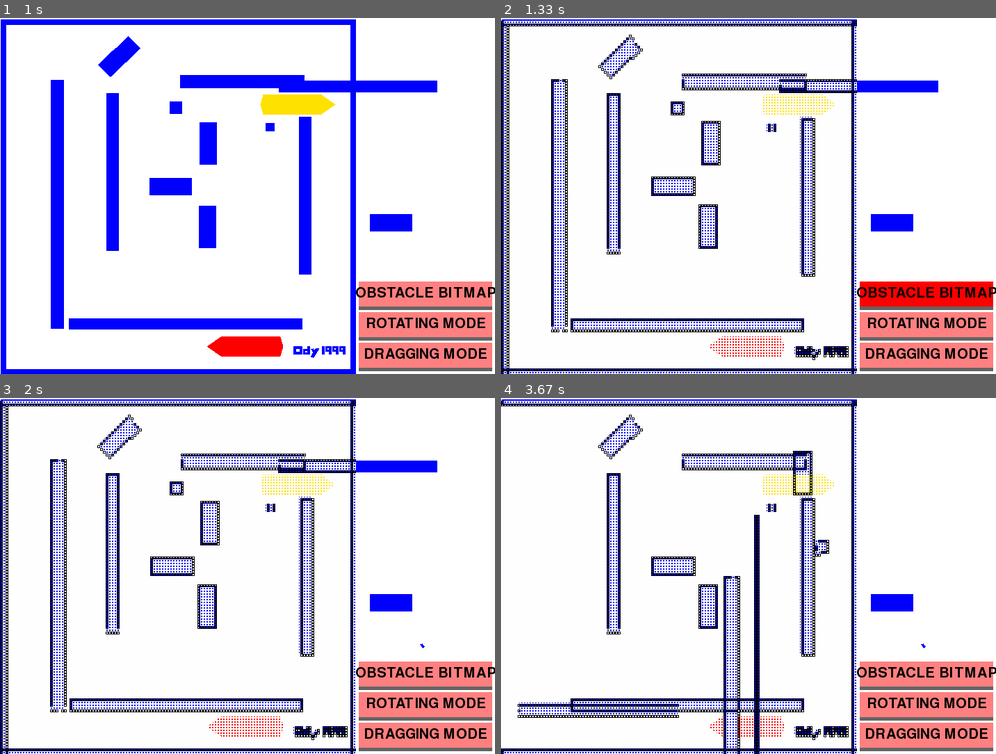
Above: before the commit, frames 1-4 (two rows, left to right).
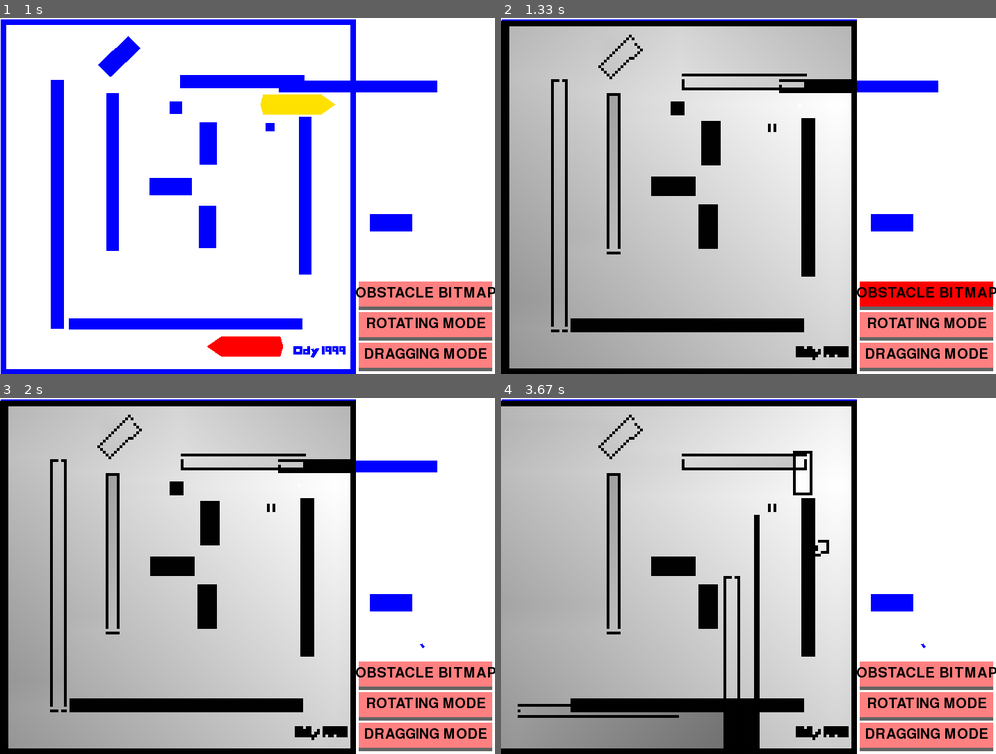
Above: after the commit, the same moments.

Repository: yuanhenglee/Motion-Planning-with-Pygame
Game: pygame game, started from BFPGame/run.py
Same seed, same stepped clock (60 frames per second), same inputs: the game is played once before the commit and once after it.
Inputs (mouse positions are in pixels of both pictures, inside the frame that each line leads up to):
- Up to frame 1 (1 s): press the mouse at (202, 281) at 0.37 s; move the mouse to (282, 185) at 0.47 s; release the mouse at (356, 85) at 0.6 s; press the mouse at (242, 188) at 0.7 s; move the mouse to (316, 206) at 0.8 s; release the mouse at (391, 220) at 0.93 s
- Up to frame 2 (1.33 s): click "OBSTACLE BITMAP" at 1.05 s
- Up to frame 3 (2 s): press the mouse at (425, 675) at 1.37 s; move the mouse to (400, 558) at 1.47 s; release the mouse at (376, 440) at 1.6 s; press the mouse at (311, 729) at 1.7 s; move the mouse to (366, 686) at 1.8 s; release the mouse at (420, 647) at 1.93 s
- Up to frame 4 (3.67 s): press the mouse at (708, 522) at 2.03 s; move the mouse to (753, 497) at 2.13 s; release the mouse at (802, 472) at 2.27 s; press the mouse at (857, 465) at 2.37 s; move the mouse to (728, 586) at 2.47 s; release the mouse at (600, 707) at 2.6 s; press the mouse at (560, 583) at 2.7 s; move the mouse to (644, 640) at 2.8 s; release the mouse at (728, 700) at 2.93 s; press the mouse at (674, 487) at 3.03 s; move the mouse to (748, 515) at 3.13 s; release the mouse at (817, 543) at 3.27 s; press the mouse at (505, 576) at 3.37 s; move the mouse to (629, 632) at 3.47 s; release the mouse at (753, 693) at 3.6 s

Frame 1 is identical in both runs. In frame 2, 59% of the frame differs, in the area x 0-72%, y 0-100%; in frame 3, 59%; in frame 4, 57%.

Commit message:
nf1 potential

Diff:
--- a/BFPGame/potentialField.py
+++ b/BFPGame/potentialField.py
@@ -11,15 +11,42 @@
             for c in obstacle.convex:
                 # mark where obstacle are
                 for point in utils.convex_boundaries(c):
-                    self.bitmap[point[0]][point[1]] = 0 # tmp
+                    self.bitmap[point[0]][point[1]] = 255
 
     def show_bitmap(self, gameDisplay):
         for i in range(128):
             for j in range(128):
-                color = self.bitmap[i][j]
+                color = 255 - self.bitmap[i][j]
+                color = 0 if color<0 else color
                 color = (color, color, color)
                 x, y = utils.world2Canvas((i, j))
-                pygame.draw.rect(gameDisplay, color, [x, y, utils.multiplier, utils.multiplier], 1)
+                pygame.draw.rect(gameDisplay, color, [x, y, utils.multiplier, utils.multiplier])
 
-    def mark_NF1(self):
-        ...
+    def mark_NF1(self, robot_goal ):
+        # mark destination
+        cost = 0.5
+        abs_pos_goal = []
+        for control_point in robot_goal.control_points:
+            point = utils.to_abs_pos(robot_goal.config, control_point)
+            point = round(point[0]), round(point[1])
+            abs_pos_goal.append(point)
+            self.bitmap[point[0]][point[1]] = 0
+
+            # BFS from goal
+            l_configs = {0:[point]}
+            # for i, Li in l_configs.items():
+            i = 0
+            while True:
+                if i not in l_configs:
+                    break
+
+                Li = l_configs[i]
+                for q in Li:
+                    for neighbor in utils.findNeighbors(q):
+                        if self.bitmap[neighbor[0]][neighbor[1]] == 254:
+                            self.bitmap[neighbor[0]][neighbor[1]] = i+cost
+                            if i+cost in l_configs:
+                                l_configs[i+cost].append(neighbor)
+                            else:
+                                l_configs[i+cost] = [neighbor]
+                i+=cost
--- a/BFPGame/run.py
+++ b/BFPGame/run.py
@@ -18,6 +18,7 @@
         obj.draw(gameDisplay)
 
     if globals.show_bitmap:
+        obstacles_bitmap.mark_NF1( robots[0].robot_goal )
         obstacles_bitmap.show_bitmap(gameDisplay)
 
     pygame.display.update()
--- a/BFPGame/utils.py
+++ b/BFPGame/utils.py
@@ -89,6 +89,28 @@
         boundaries.update(line)
     return boundaries
 
+def findNeighbors(point):
+    neighbors = []
+    x, y = point[0], point[1]
+    # for offset_x in range(-1,2):
+    #     if 0 <= x + offset_x < 128:
+    #         for offset_y in range(-1,2):
+    #             if 0 <= y + offset_y < 128 and (offset_x!=0 or offset_y!=0):
+    #                 neighbors.append((x+offset_x, y+offset_y))
+    if x+1 < 128:
+        neighbors.append((x+1, y))
+    if x-1 >= 0:
+        neighbors.append((x-1, y))
+    if y+1 < 128:
+        neighbors.append((x, y+1))
+    if y-1 >= 0:
+        neighbors.append((x, y-1))
+    return neighbors
+
+
+
 
 if __name__ == '__main__':
-    fit_grid((0, 0), (100, 50))
+    print(
+        findNeighbors((127,126))
+    )
